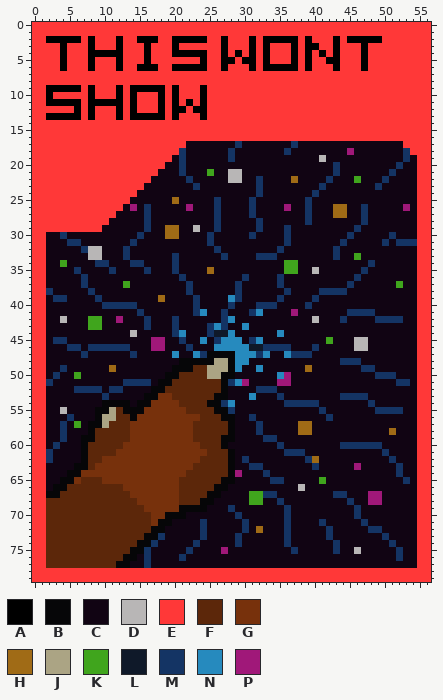
Pixel-art file, stored at assets/AsepriteFiles/character/CardBGs/common/GizmoTheFoxCCMod_CardPrestidigitationBG.aseprite. Above: the version before the commit.
57x80 pixels, 1 frame.
Palette (. is transparent): A #000000  B #060608  C #110413  D #b8b6b6  E #ff3838  F #5c270a  G #77310c  H #a06b16  J #aba484  K #40a51d  L #0f1929  M #143464  N #268abe  P #a01879
Now the later version:
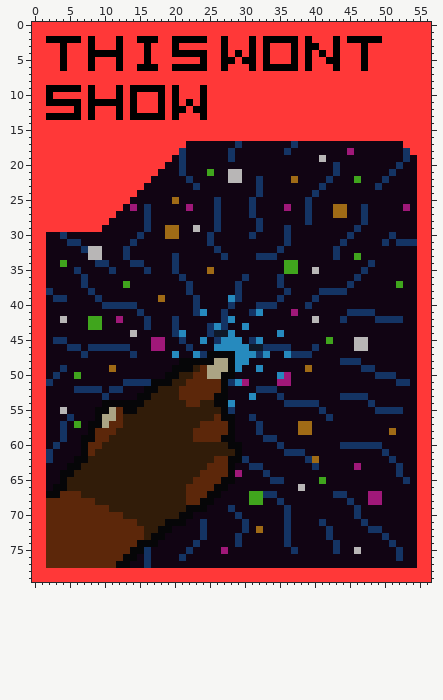
The exact change:
Colour G changes from #77310c to #311c09.
Layer "FG":
Colour C becomes colour B in row 51 at x 17; in row 52 at x 16; in row 53 at x 15; in row 54 at x 14; in row 60 at x 28 to 29; in row 61 at x 29.
Colour C becomes colour B in row 62 at x 6 and 29; in row 63 at x 5; in row 64 at x 4; in row 70 at x 22; in row 71 at x 20 to 21; in row 72 at x 19.
Colour M becomes colour B in row 54 at x 27; in row 73 at x 18; in row 74 at x 17.
Colour B becomes colour G in row 52 at x 18; in row 53 at x 17; in row 54 at x 16 and 25; in row 55 at x 15 and 26; in row 56 at x 14; in row 60 at x 27.
Colour B becomes colour G in row 61 at x 28; in row 63 at x 7; in row 64 at x 6; in row 65 at x 5; in row 69 at x 21; in row 70 at x 19 to 20.
Colour B becomes colour G in row 71 at x 18; in row 72 at x 17; in row 73 at x 16.
Colour F becomes colour G in row 49 at x 23; in row 50 at x 21 to 22; in row 51 at x 20 to 21; in row 52 at x 19 to 20; in row 53 at x 20; in row 54 at x 21 and 24.
Colour F becomes colour G in row 55 at x 22 to 25; in row 56 at x 13 and 24 to 25; in row 57 at x 13 and 23; in row 58 at x 12 to 13; in row 59 at x 11 to 13; in row 60 at x 10 to 12 and 24 to 26.
Colour F becomes colour G in row 61 at x 9 to 11 and 25 to 27; in row 62 at x 8 to 9 and 24 to 25; in row 63 at x 8 and 23 to 24; in row 64 at x 22 to 23; in row 65 at x 7 to 9 and 21 to 22; in row 66 at x 5 to 12 and 21.
Colour F becomes colour G in row 67 at x 7 to 13 and 21; in row 68 at x 9 to 14 and 21; in row 69 at x 11 to 15; in row 70 at x 13 to 16; in row 71 at x 15 to 16; in row 72 at x 16.
Where, in picture pixels (left, top, right, bottom), the same in both pictures:
changed: (60, 365, 242, 547)
